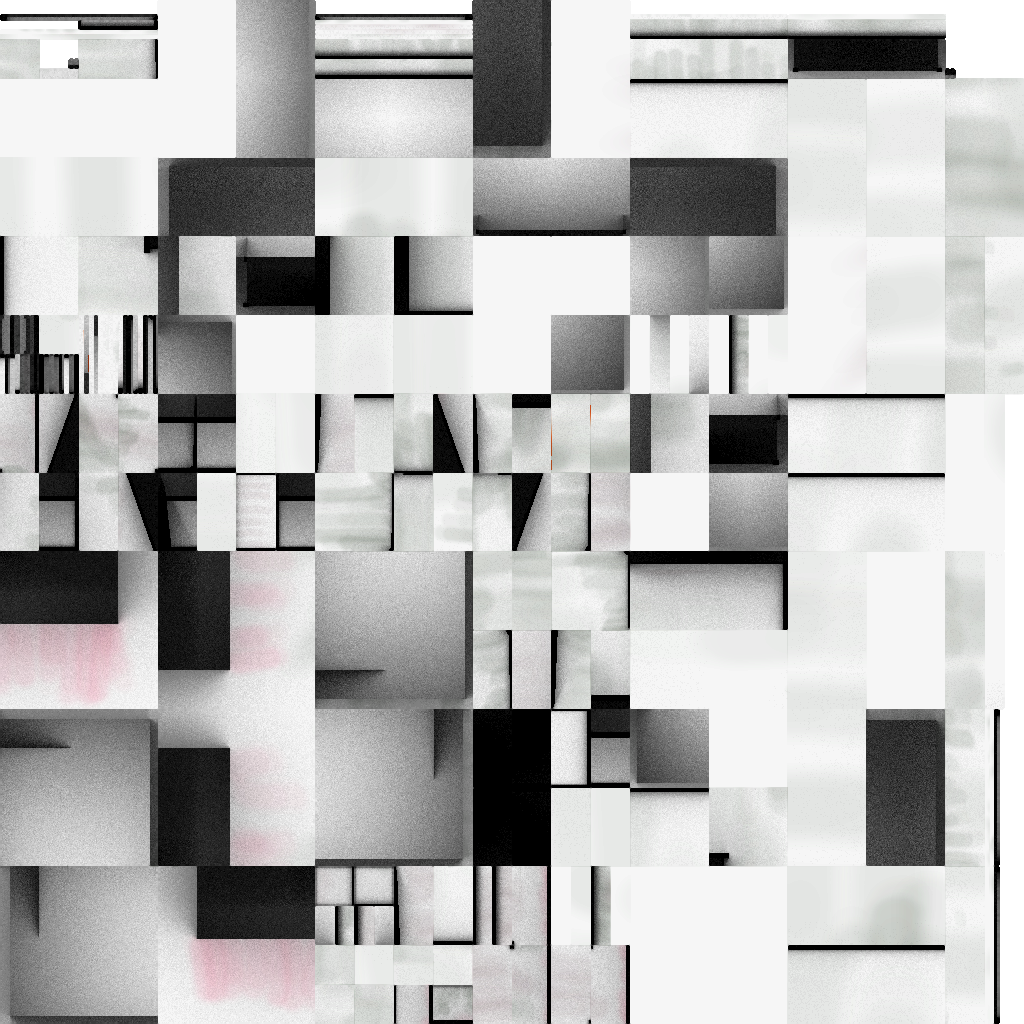
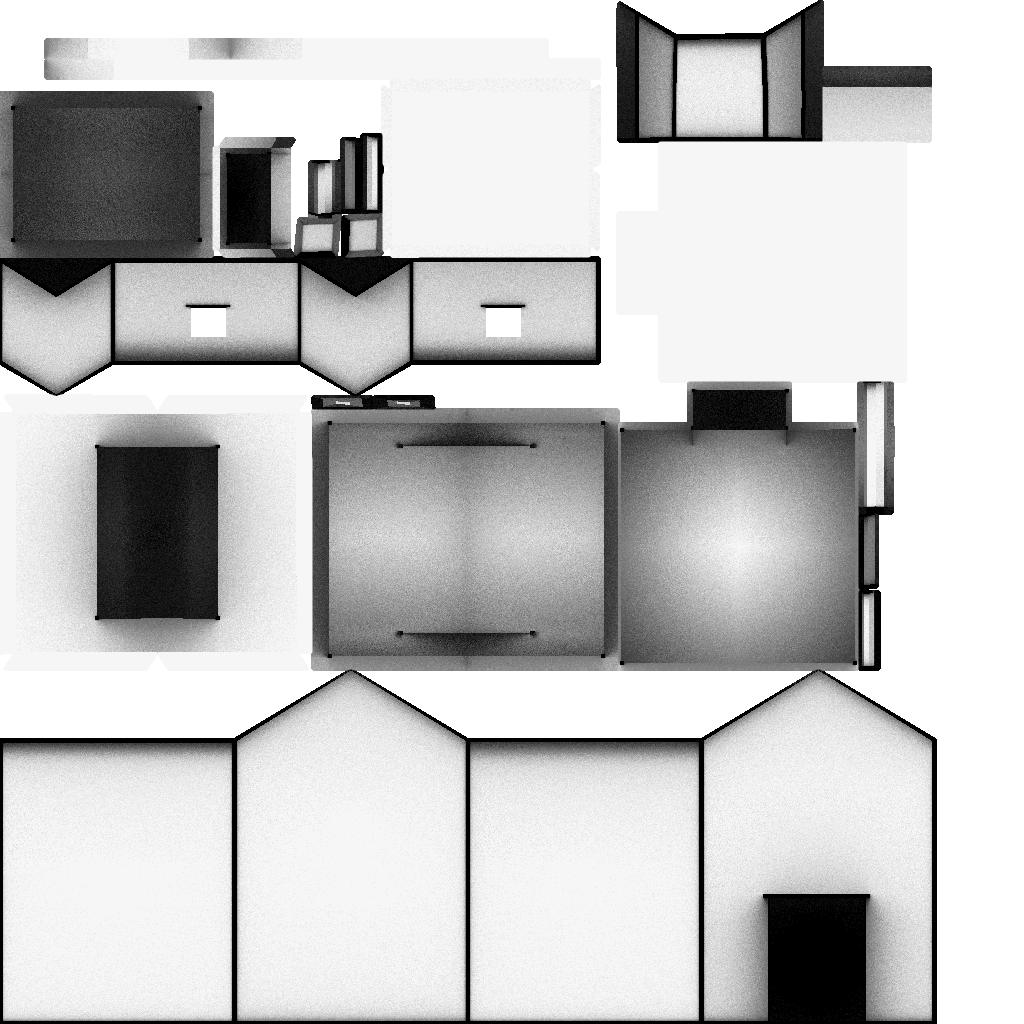
Layered file, before and after one edit (w=1024, h=1024). Changes by layer:
renamed "Layer copy" to "Pasted Layer", blend multiply → normal, painted on it over [0,0,1024,1024]
"Layer": blend multiply → normal, painted on it over [0,0,1024,1024]
removed layer "stk_grainElevatorA_ao.png" over [0,0,1024,1024]
